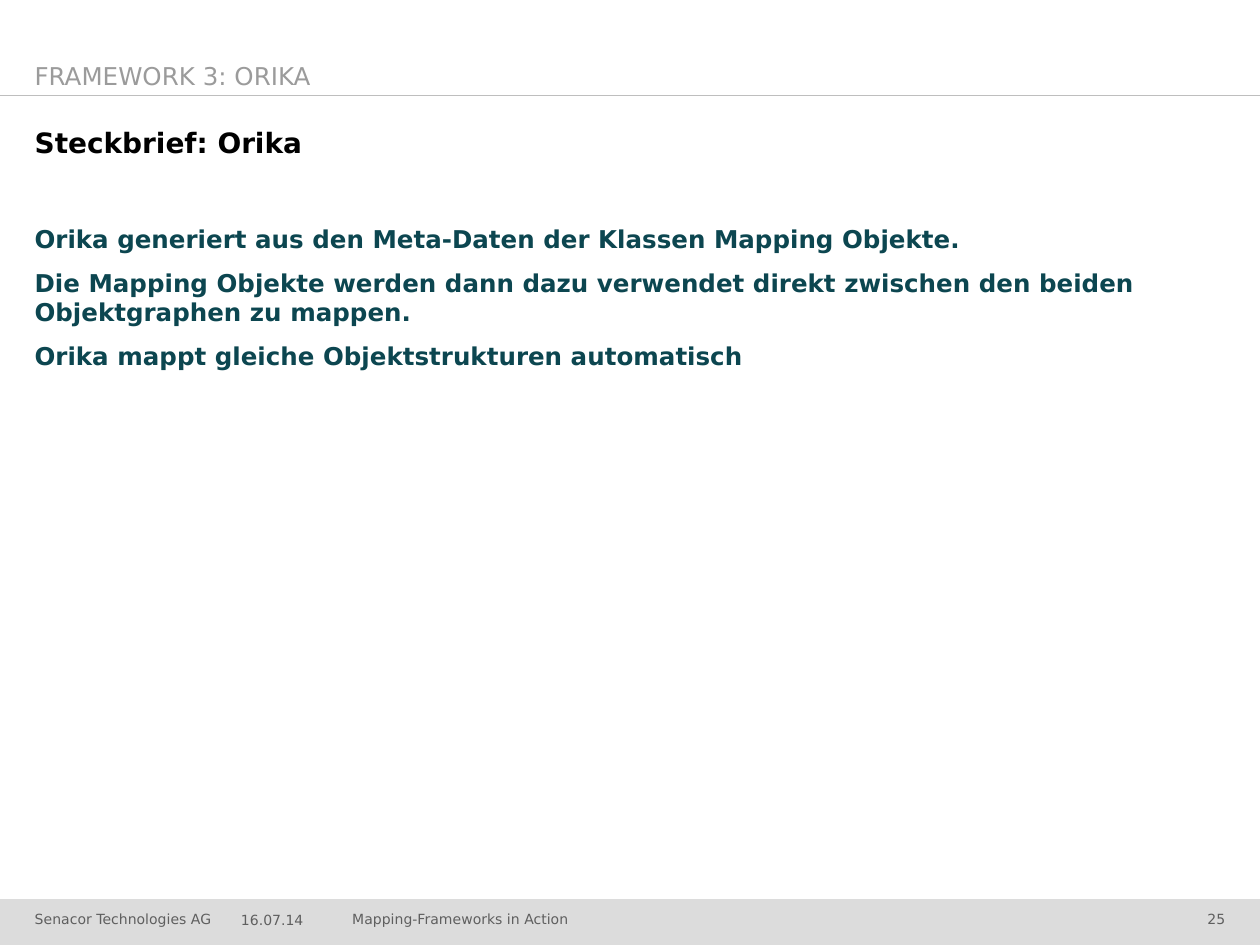
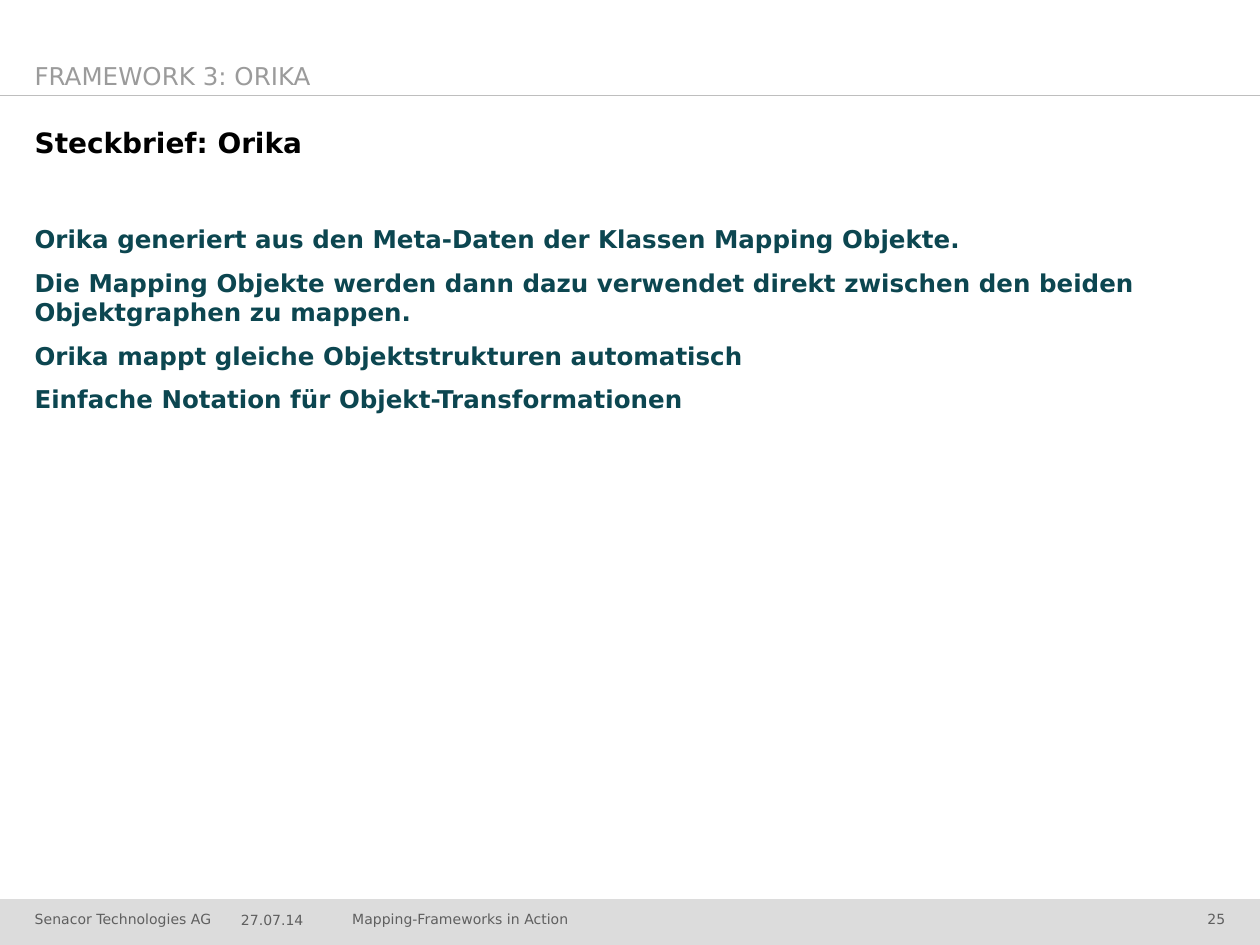
Before and after one commit to jschwalb/Mappings, a slide deck: slide 25 of presentation.pptx. Drawn at 1260x945 pixels with LibreOffice and Linux fonts; fonts in the diff are those of the drawing; background and template pictures are left out. Boxes give left, top, right and bottom in pixels: in the first picture for what was removed or moved away, otherwise in the second. Text is boxed around its words. In the diff, an @@ line names an element or a change of style, - is before the commit and + after.

Commit message:
Orika in PPT aktualisiert

```diff
--- a/presentation.pptx
+++ b/presentation.pptx
@@ text at (35, 389, 682, 414): paragraph added @@
+Einfache Notation für Objekt-Transformationen
@@ text at (241, 914, 303, 925): text changed @@
-16.07.14
+27.07.14
```
Also in this commit, not shown: 30 other slides changed, 1 slide added.
